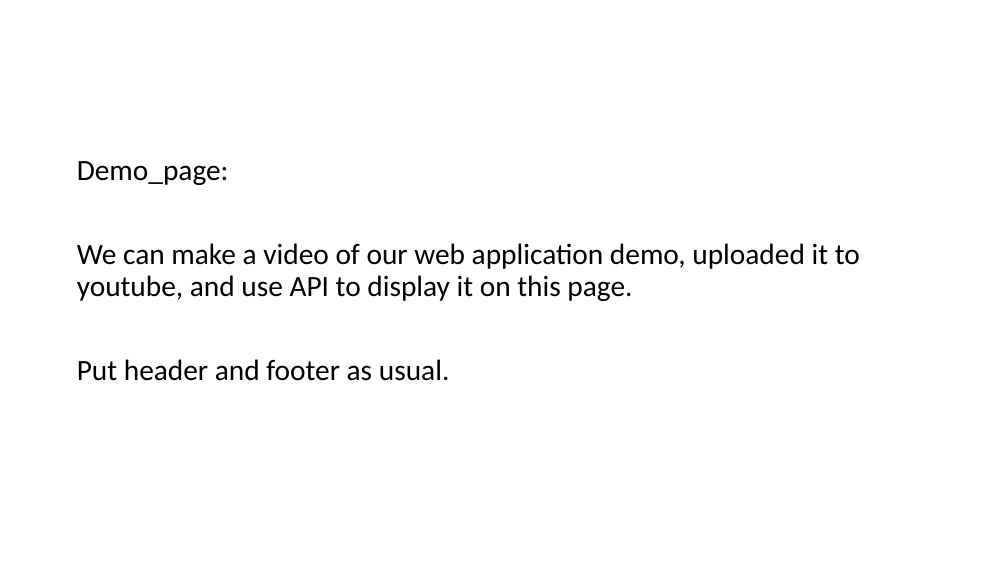
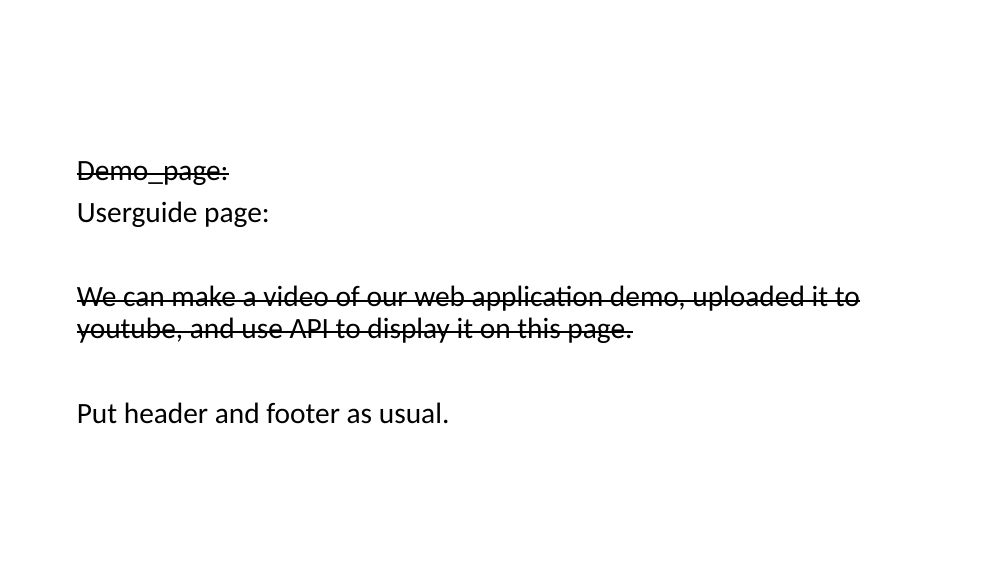
Before and after one commit to sohaibi/EE461L-Project, a slide deck: slide 23 of web app design user flow/userflow.pptx. Drawn at 1008x567 pixels with LibreOffice and Linux fonts; fonts in the diff are those of the drawing. Boxes give left, top, right and bottom in pixels: in the first picture for what was removed or moved away, otherwise in the second. Text is boxed around its words. In the diff, an @@ line names an element or a change of style, - is before the commit and + after.

Commit message:
modified userflow to the state of art design

```diff
--- a/web app design user flow/userflow.pptx
+++ b/web app design user flow/userflow.pptx
@@ text at [77, 161, 860, 343]: strikethrough on in "Demo_page:", "We can make a video of our ..." @@
@@ text at [77, 201, 270, 227]: paragraph added @@
+Userguide page:
```
Also in this commit, not shown: 6 other slides changed.
